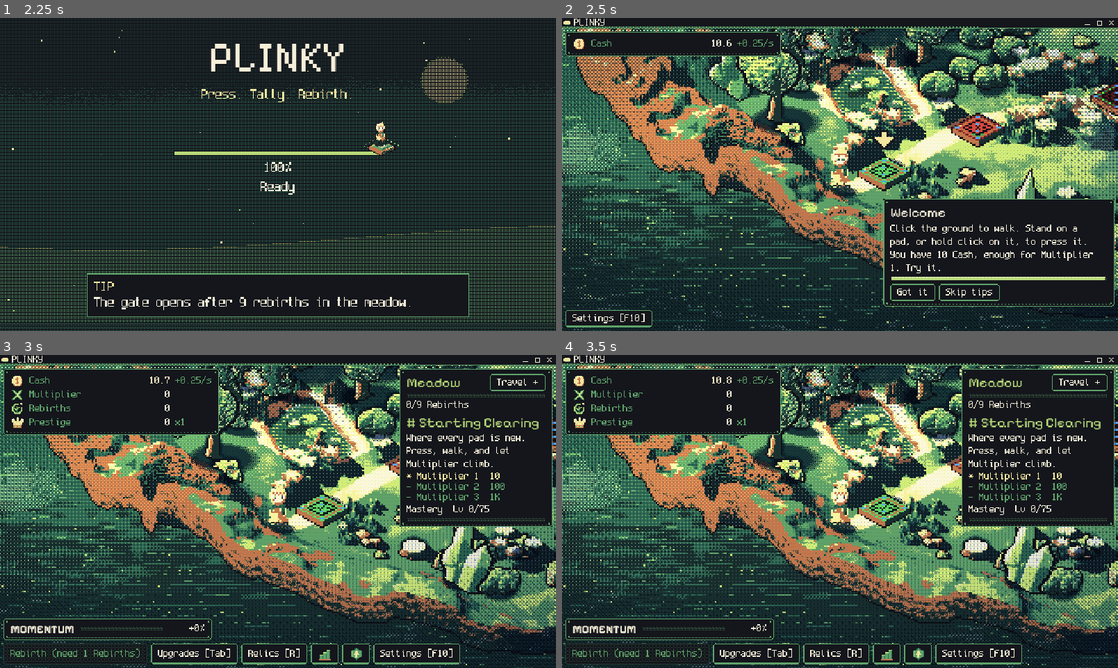
Above: before the commit, frames 1-4 (two rows, left to right).
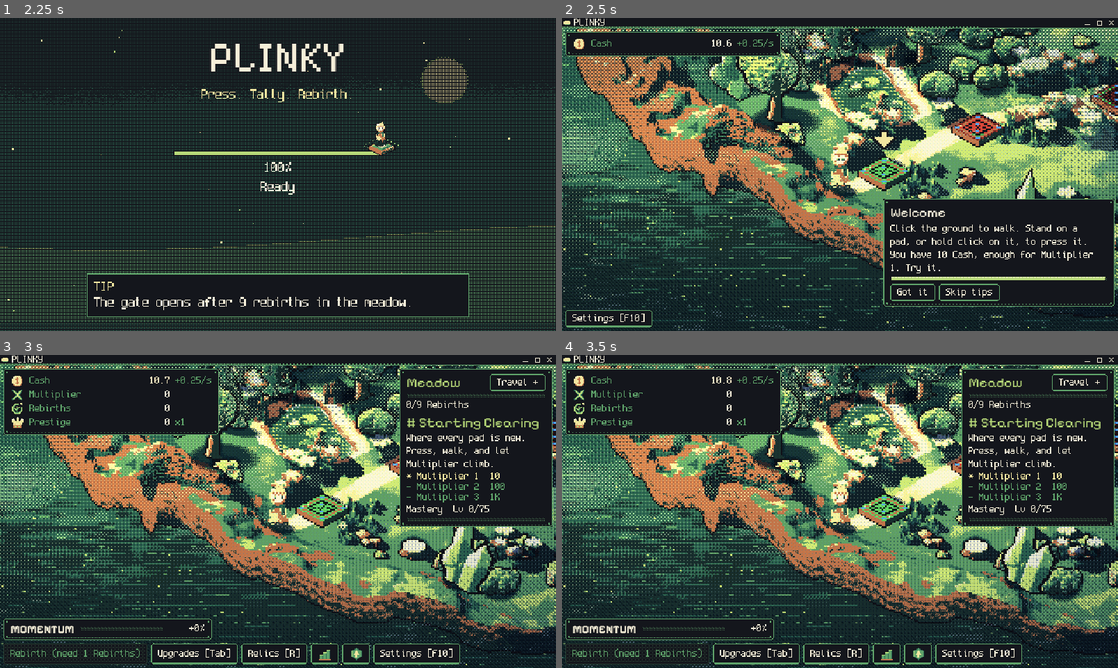
Above: after the commit, the same moments.

Repository: FreezingShock/Plinky
Game: Godot game, scene res://boot/boot.tscn
The game is run twice, just before and just after one commit, with the same random seed, the same clock (stepped at 60 frames per second) and the same inputs.
Inputs (mouse positions are in pixels of both pictures, inside the frame that each line leads up to):
- Up to frame 1 (2.25 s): tap Enter (ui_accept) at 0.5, 0.77, 1.07 s; move the mouse to (400, 158) at 0.52 s; hold D 0.53-1.25 s; tap Space at 0.6 s; click (400, 158) at 0.67 s; drag from (166, 190) to (250, 237) at 1.27 s; move the mouse to (333, 105) at 2.02 s; hold D from 2.03 s (still down); tap 2 at 2.1 s; click (333, 105) at 2.17 s
- Up to frame 2 (2.5 s): keep holding D
- Up to frame 3 (3 s): release D at 2.75 s; click "Skip tips" at 2.75 s
- Up to frame 4 (3.5 s): no input

Frame 1 is identical in both runs. In frame 2, 2.6% of the frame differs, in the area x 0-100%, y 3-100%; in frame 3, 1.9%; in frame 4, 1.9%.

Commit message:
Lighting stages 4 and 5: drifting ground fog, real midnight and warm noon grade
Co-Authored-By: Claude Sonnet 5.5 <noreply@anthropic.com>
Claude-Session: https://claude.ai/code/session_01Pmx9dTS6r51kioaAYdxq1L

Diff:
--- a/content/config/sky.tres
+++ b/content/config/sky.tres
@@ -4,11 +4,11 @@
 
 [sub_resource type="Gradient" id="g_tint"]
 offsets = PackedFloat32Array(0, 0.2, 0.27, 0.36, 0.5, 0.64, 0.73, 0.8, 1.0)
-colors = PackedColorArray(1, 1, 1, 1, 1, 1, 1, 1, 1.0, 0.72, 0.66, 1, 1.0, 0.92, 0.82, 1, 1.0, 1.0, 0.97, 1, 1.0, 0.93, 0.8, 1, 1.0, 0.66, 0.52, 1, 0.85, 0.6, 0.75, 1, 1, 1, 1, 1)
+colors = PackedColorArray(0.62, 0.7, 1, 1, 0.75, 0.7, 0.95, 1, 1.0, 0.72, 0.66, 1, 1.0, 0.92, 0.82, 1, 1.0, 0.98, 0.9, 1, 1.0, 0.93, 0.8, 1, 1.0, 0.66, 0.52, 1, 0.85, 0.6, 0.75, 1, 0.62, 0.7, 1, 1)
 
 [sub_resource type="Gradient" id="g_amt"]
 offsets = PackedFloat32Array(0, 0.2, 0.27, 0.36, 0.5, 0.64, 0.73, 0.8, 1.0)
-colors = PackedColorArray(0, 0, 0, 1, 0.1, 0.1, 0.1, 1, 0.85, 0.85, 0.85, 1, 0.3, 0.3, 0.3, 1, 0.2, 0.2, 0.2, 1, 0.6, 0.6, 0.6, 1, 0.8, 0.8, 0.8, 1, 0.7, 0.7, 0.7, 1, 0, 0, 0, 1)
+colors = PackedColorArray(0.6, 0.6, 0.6, 1, 0.5, 0.5, 0.5, 1, 0.85, 0.85, 0.85, 1, 0.3, 0.3, 0.3, 1, 0.25, 0.25, 0.25, 1, 0.6, 0.6, 0.6, 1, 0.8, 0.8, 0.8, 1, 0.7, 0.7, 0.7, 1, 0.6, 0.6, 0.6, 1)
 
 [sub_resource type="Gradient" id="g_haze"]
 offsets = PackedFloat32Array(0, 0.2, 0.27, 0.36, 0.5, 0.64, 0.73, 0.8, 1.0)
@@ -65,3 +65,4 @@
 ground_shadow = 1.2
 ground_ao = 0.5
 ground_fog = 0.45
+fog_ground = 0.8
--- a/data/sky_config.gd
+++ b/data/sky_config.gd
@@ -80,6 +80,8 @@
 @export var light_split: float = 0.55
 ## How much brighter a lit texel gets, 0..1.
 @export var light_lift: float = 0.22
+## Drifting fog over the land (ground_fog.gdshader), 0..1. Scaled by the mist curve: thickest at dawn and dusk and in rain.
+@export var fog_ground: float = 0.8
 ## Horizon haze density over the far mountains, 0..1.
 @export var haze_strength: float = 0.6
 ## Drifting mist over the water, 0..1.
--- /dev/null
+++ b/render/shaders/ground_fog.gdshader
@@ -0,0 +1,45 @@
+shader_type canvas_item;
+// Drifting ground fog over the land. Two slow bands of streaky noise slide sideways at different speeds, thicker
+// toward the top (far) of the frame. A texel takes the fog colour when the density beats the 4x4 Bayer matrix in
+// WORLD texels (wpos), so the dots move with the ground, never with the screen.
+uniform vec3 fog_col : source_color = vec3(0.72, 0.86, 0.72);
+uniform float amount = 0.0;      // 0..1, scaled by time of day and weather in SkyCycle
+uniform float drift = 0.0;       // integer texels the fog has drifted
+uniform float top_y = -60.0;     // world y of the far edge of the frame
+uniform float span_y = 420.0;    // world height the fog gradient covers
+
+const int BAYER[16] = int[16](0, 8, 2, 10, 12, 4, 14, 6, 3, 11, 1, 9, 15, 7, 13, 5);
+varying vec2 wpos;
+
+float bayer4(ivec2 p) {
+	ivec2 q = p & ivec2(3);
+	return (float(BAYER[q.y * 4 + q.x]) + 0.5) / 16.0;
+}
+
+float hash(vec2 p) {
+	return fract(sin(dot(p, vec2(12.9898, 78.233))) * 43758.5453);
+}
+
+float vnoise(vec2 p) {
+	vec2 i = floor(p);
+	vec2 f = fract(p);
+	f = f * f * (3.0 - 2.0 * f);
+	return mix(mix(hash(i), hash(i + vec2(1.0, 0.0)), f.x), mix(hash(i + vec2(0.0, 1.0)), hash(i + vec2(1.0, 1.0)), f.x), f.y);
+}
+
+void vertex() {
+	wpos = (MODEL_MATRIX * vec4(VERTEX, 0.0, 1.0)).xy;
+}
+
+void fragment() {
+	ivec2 t = ivec2(floor(wpos));
+	vec2 p = vec2(t) + 0.5;
+	float far_k = 1.0 - clamp((p.y - top_y) / span_y, 0.0, 1.0);
+	float n = vnoise(vec2((p.x - drift) * 0.018, p.y * 0.07)) * 0.6 + vnoise(vec2((p.x - drift * 1.8) * 0.045 + 11.0, p.y * 0.16)) * 0.4;
+	float dens = amount * smoothstep(0.32, 0.78, n) * (0.35 + 0.65 * far_k);
+	if (dens > bayer4(t) * 0.6 + 0.04) {
+		COLOR = vec4(fog_col, 0.55);
+	} else {
+		COLOR = vec4(0.0);
+	}
+}
--- a/world/sky_cycle.gd
+++ b/world/sky_cycle.gd
@@ -14,6 +14,7 @@
 const HAZE_SHADER: Shader = preload("res://render/shaders/sky_haze.gdshader")
 const RAYS_SHADER: Shader = preload("res://render/shaders/god_rays.gdshader")
 const GROUND_SHADER: Shader = preload("res://render/shaders/ground_light.gdshader")
+const FOG_SHADER: Shader = preload("res://render/shaders/ground_fog.gdshader")
 const LIGHT_SHADER: Shader = preload("res://render/shaders/light_grade.gdshader")
 const MAX_LIGHTS: int = 24
 const AREA: Rect2 = Rect2(-110.0, -70.0, 860.0, 500.0)   # covers the 840x480 bleed at (-100, -60) plus margin
@@ -47,6 +48,8 @@
 var _lights: Array[Dictionary] = []     # {pos, radius, strength, kind}
 var _walker: Node2D
 var _shade_mat: ShaderMaterial
+var _fog_mat: ShaderMaterial          # drifting ground fog (ground_fog.gdshader)
+var _fog_rect: ColorRect
 var _light_mat: ShaderMaterial          # full-frame light pass (light_grade.gdshader)
 var _config: SkyConfig
 var _t: float = 0.0
@@ -94,6 +97,19 @@
 	rays.material = _rays_mat
 	_rays_rect = rays
 	add_child(rays)
+	var fog := ColorRect.new()
+	fog.name = "GroundFog"
+	fog.position = area.position
+	fog.size = area.size
+	fog.mouse_filter = Control.MOUSE_FILTER_IGNORE
+	_fog_mat = ShaderMaterial.new()
+	_fog_mat.shader = FOG_SHADER
+	_fog_mat.set_shader_parameter("top_y", area.position.y)
+	_fog_mat.set_shader_parameter("span_y", area.size.y)
+	fog.material = _fog_mat
+	_fog_rect = fog
+	fog.visible = atmosphere
+	add_child(fog)
 	var shade := ColorRect.new()
 	shade.name = "Shade"
 	shade.position = area.position
@@ -344,6 +360,12 @@
 	_haze_mat.set_shader_parameter("mist", _config.mist_strength * model.mist(mt, rain01))
 	var drift: float = 0.0 if calm else floorf(mt / maxf(_config.mist_drift_seconds, 1.0) * 860.0)
 	_haze_mat.set_shader_parameter("drift", drift)
+	# ground fog: thickest at dawn and dusk, heavier in rain, drifting sideways; world-anchored dither
+	var fog_amt: float = _config.fog_ground * model.mist(mt, rain01) * (1.0 - 0.5 * clampf(model.night(mt) / maxf(model.night_strength, 0.001), 0.0, 1.0))
+	_fog_rect.visible = atmosphere and fog_amt > 0.01
+	_fog_mat.set_shader_parameter("amount", fog_amt)
+	_fog_mat.set_shader_parameter("fog_col", haze_col)
+	_fog_mat.set_shader_parameter("drift", 0.0 if calm else floorf(mt / maxf(_config.mist_drift_seconds, 1.0) * 520.0))
 	# god rays: sun point sits above the frame on the side the sun is on
 	var ray_amt: float = _config.ray_strength * model.rays(mt, rain01)
 	# The rays are only lit at dawn and dusk. Skip the full-area atan and sin pass the rest of the day.
Not shown, changed: docs/decisions.md
